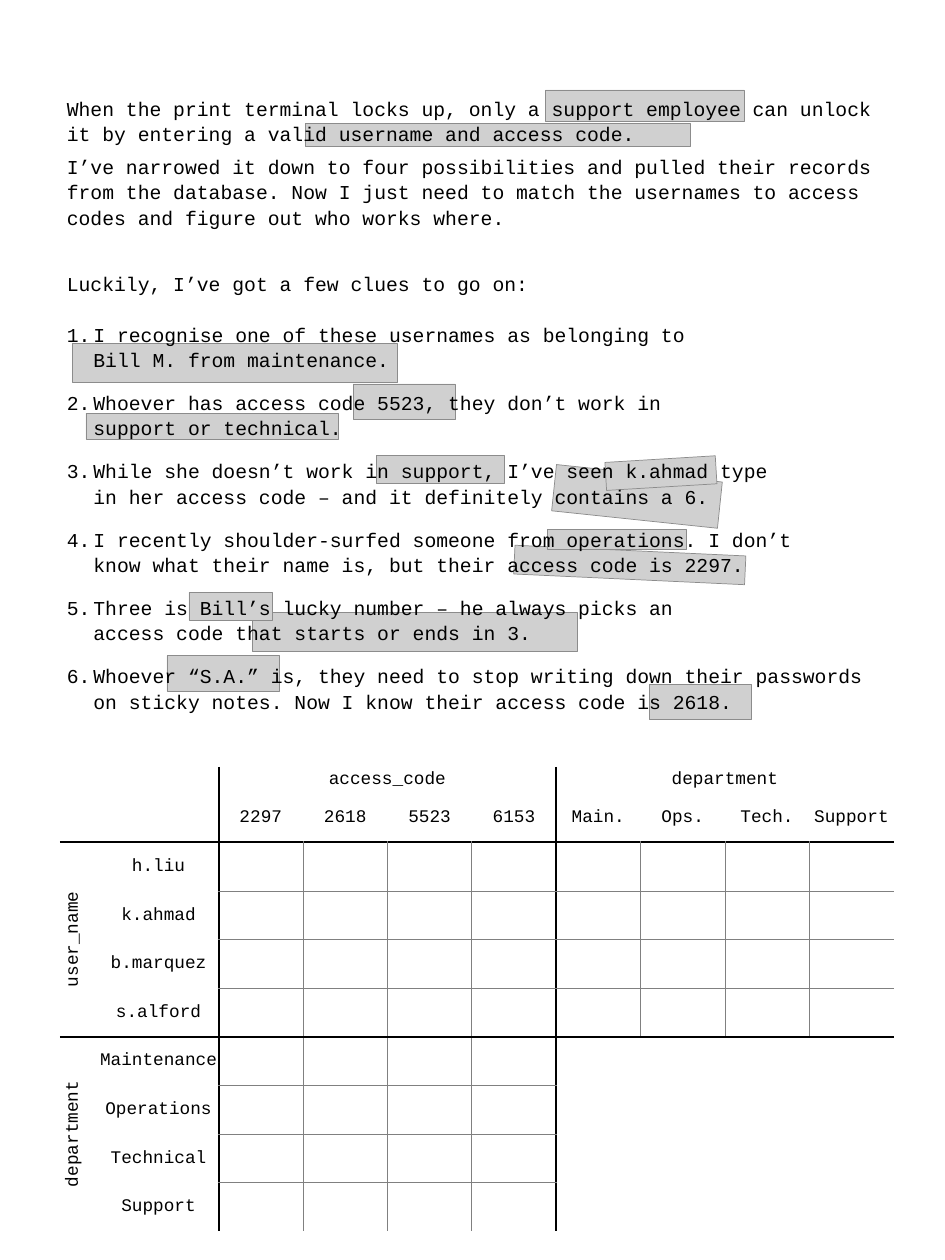
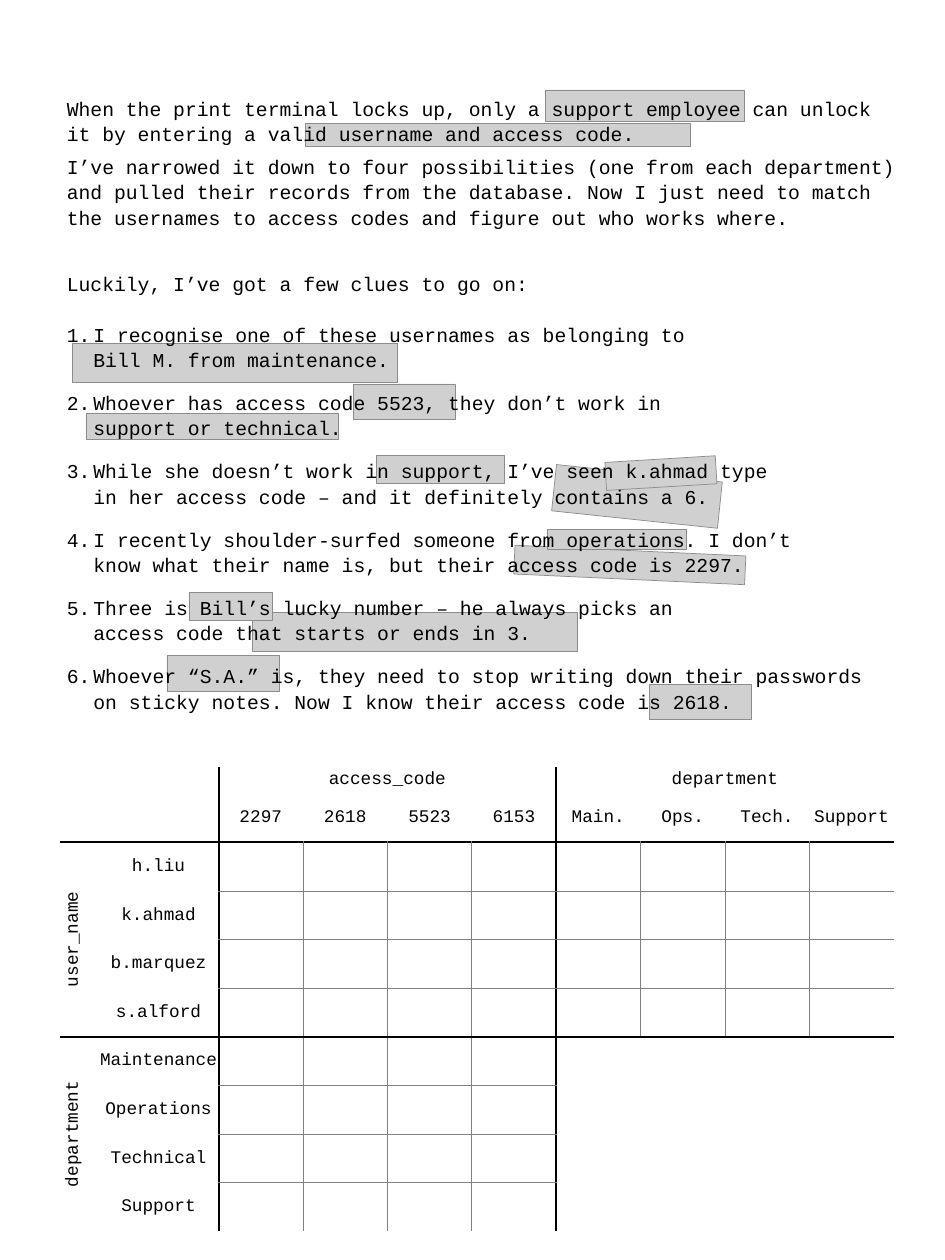
Before and after one commit to DPerrySvendsen/escape, a slide deck: slide 2 of Clues.pptx. Drawn at 945x1260 pixels with LibreOffice and Linux fonts; fonts in the diff are those of the drawing; grey boxes stand for pictures; background and template pictures are left out. Boxes give left, top, right and bottom in pixels: in the first picture for what was removed or moved away, otherwise in the second. Text is boxed around its words. In the diff, an @@ line names an element or a change of style, - is before the commit and + after.

```diff
--- a/Clues.pptx
+++ b/Clues.pptx
@@ text at bbox=[67, 160, 894, 229]: text changed @@
-I’ve narrowed it down to four possibilities and pulled their records from the database. Now I just need to match the usernames to access codes and figure out who works where.
+I’ve narrowed it down to four possibilities (one from each department) and pulled their records from the database. Now I just need to match the usernames to access codes and figure out who works where.
```
Also in this commit, not shown: 1 slide added, 14 other files.
